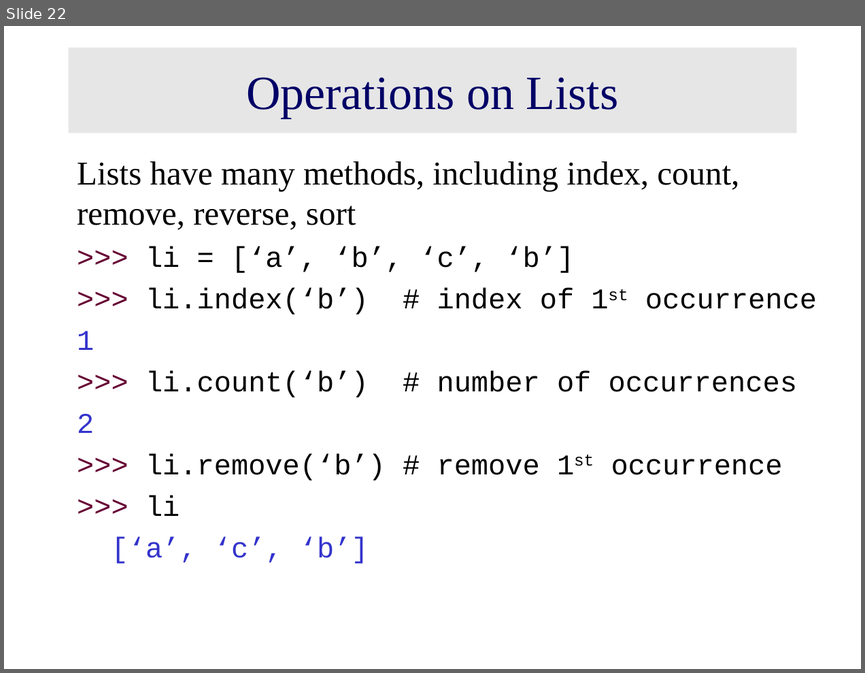
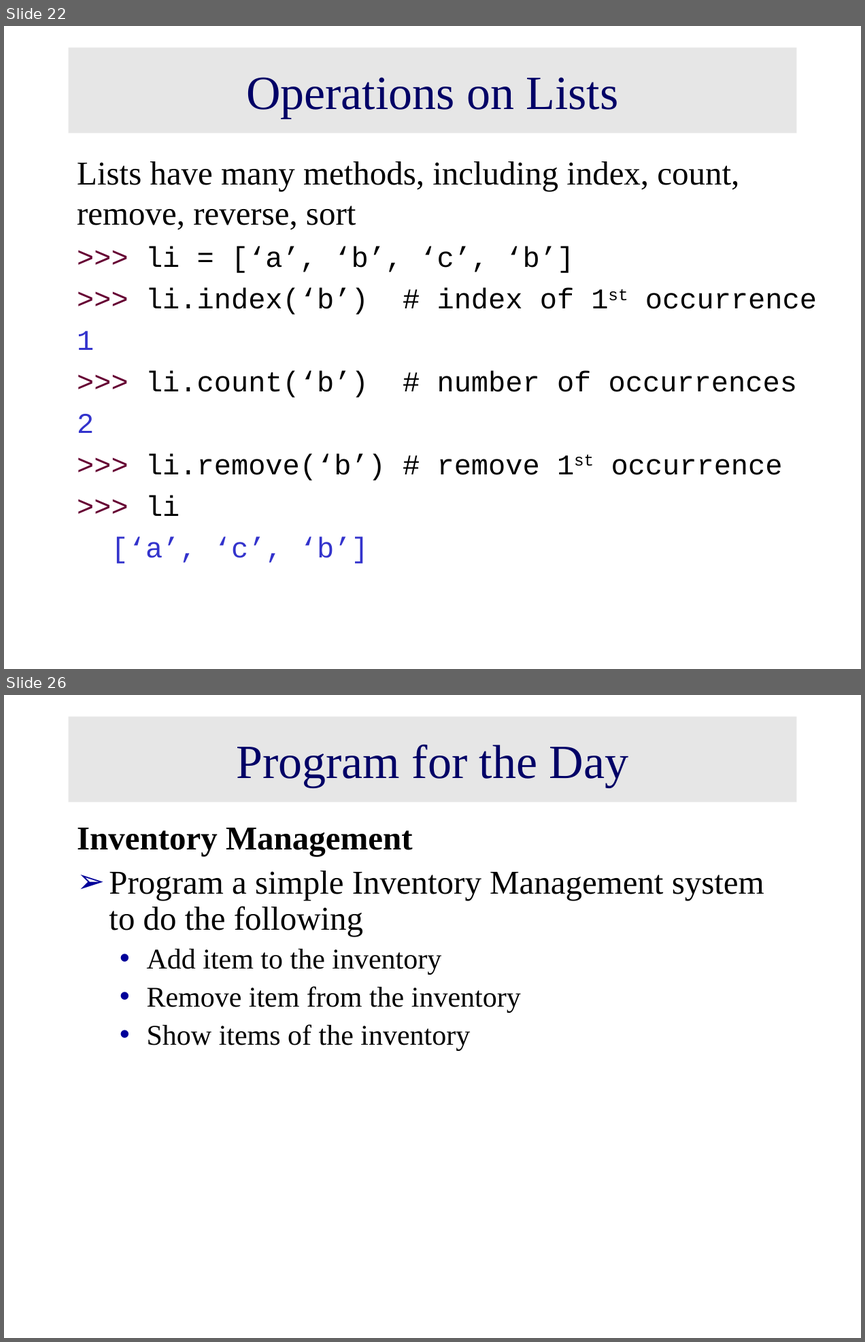
Before and after one commit to raaes0123/Python-training-resource, a slide deck: Python Day 2.ppt. Shown one above the other, each under a label of ours: slide 22 before the commit, slides 22 and 26 after it; the slides between them are not shown. The pictures are 865x673 and 865x1342 pixels, drawn with LibreOffice and Linux fonts; fonts in the diff are those of the drawing. Boxes give left, top, right and bottom in pixels: in the first picture for what was removed or moved away, otherwise in the second. Text is boxed around its words. In the diff, an @@ line names an element or a change of style, - is before the commit and + after.

```diff
--- a/Python Day 2.ppt
+++ b/Python Day 2.ppt
@@ slide 26 added at (4,695,861,1338), background #FFFFFF @@
@@ title added at (68,717,797,802), fill #E6E6E6, 40 pt, text #000066 @@
+Program for the Day
@@ text added at (77,828,764,1051), 28 pt, text #000000 @@
+Inventory Management
+➢ Program a simple Inventory Management system to do the following
+  • Add item to the inventory
+  • Remove item from the inventory
+  • Show items of the inventory
```
Also in this commit, not shown: 5 slides changed, 6 other slides added, 2 slides removed, 1 other file.
